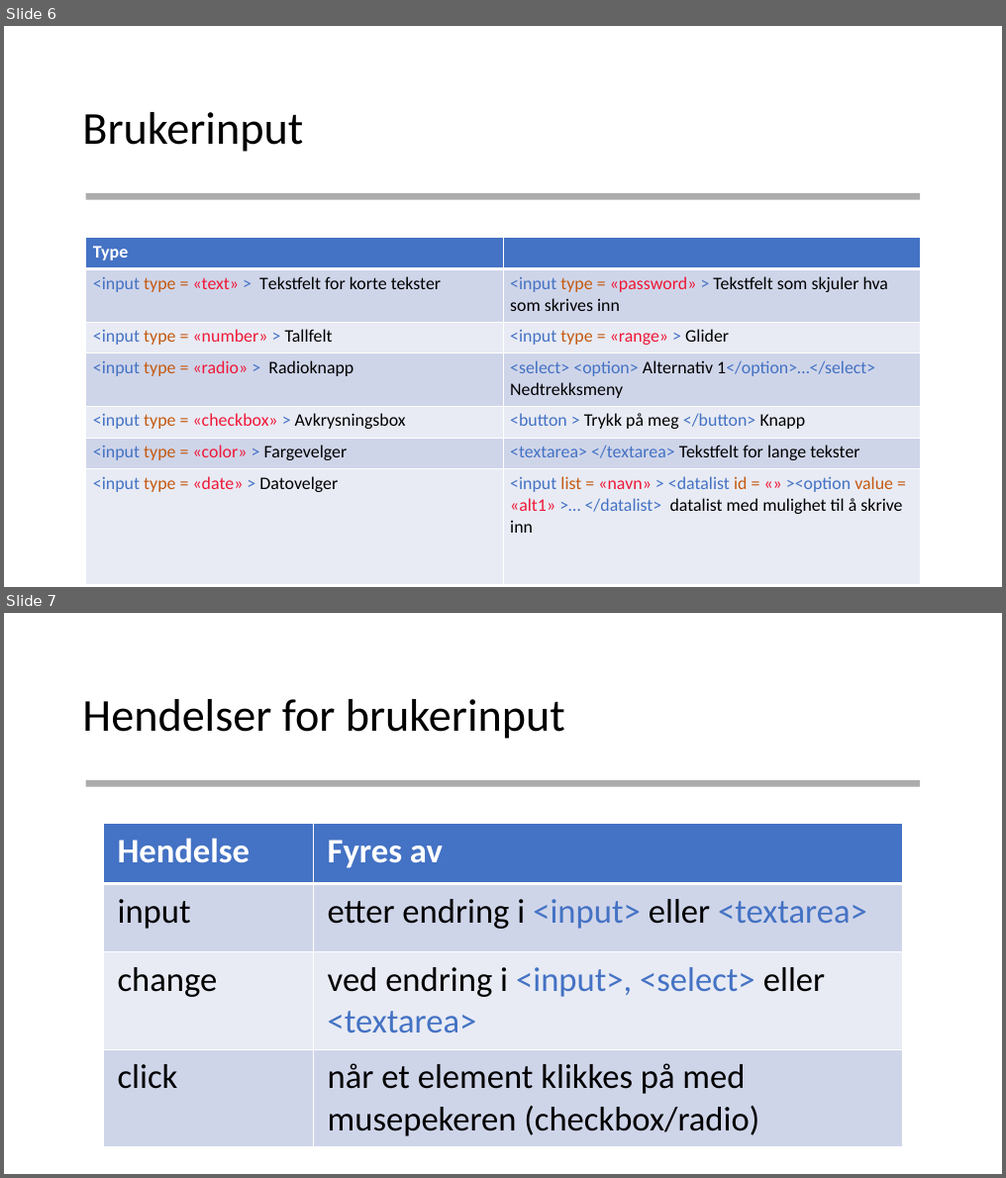
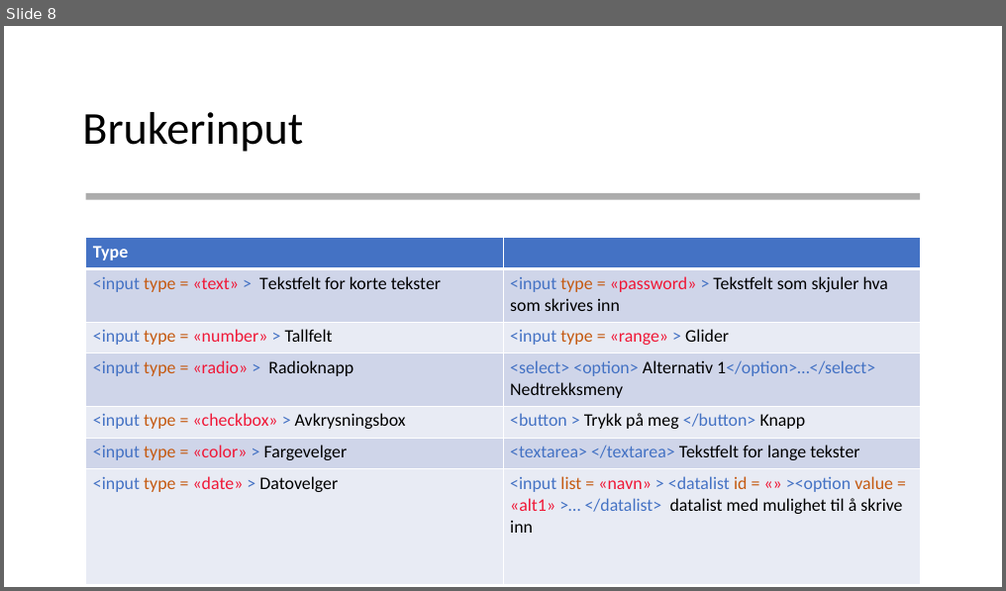
Before and after one commit to AizanM/IT2, a slide deck: Uke 46/Uke 46 Hendelser.pptx. Shown one above the other, each under a label of ours: slides 6 and 7 before the commit, slide 8 after it. The pictures are 1006x1178 and 1006x591 pixels, drawn with LibreOffice and Linux fonts; fonts in the diff are those of the drawing. Boxes give left, top, right and bottom in pixels: in the first picture for what was removed or moved away, otherwise in the second. Text is boxed around its words. In the diff, an @@ line names an element or a change of style, - is before the commit and + after.

```diff
--- a/Uke 46/Uke 46 Hendelser.pptx
+++ b/Uke 46/Uke 46 Hendelser.pptx
@@ slide 7 removed at (4, 613, 1002, 1174), background #FFFFFF @@
@@ title removed at (82, 699, 565, 739) @@
-Hendelser for brukerinput
@@ rectangle removed at (85, 780, 920, 787) @@
@@ table removed at (104, 823, 902, 1145), 4 rows, 2 columns @@
-Hendelse | Fyres av
-input | etter endring i <input> eller <textarea>
-change | ved endring i <input>, <select> eller <textarea>
-click | når et element klikkes på med musepekeren (checkbox/radio)
@@ what was slide 6 is now slide 8 @@
```
Also in this commit, not shown: 3 slides changed, 8 slides added, 2 other slides removed, 31 other files.
